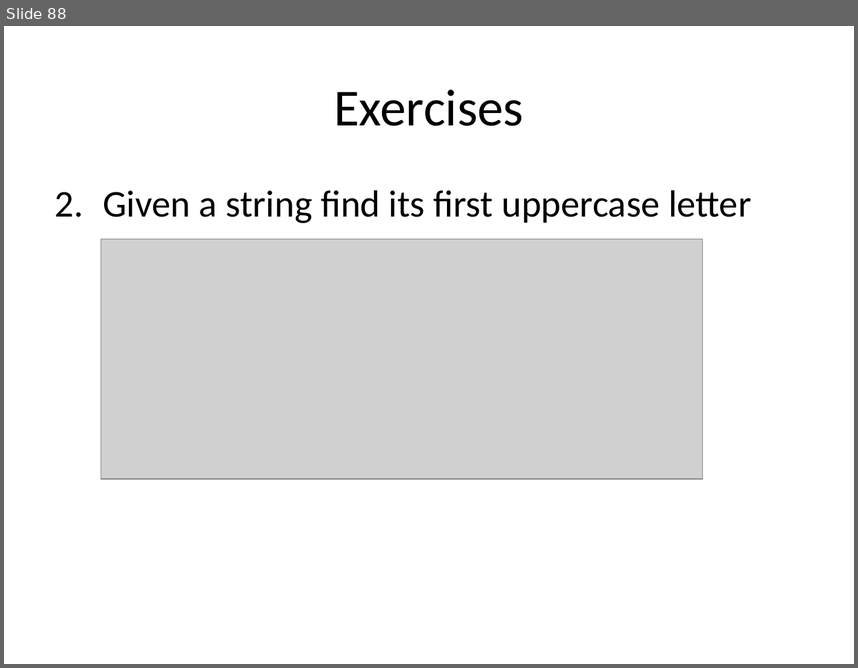
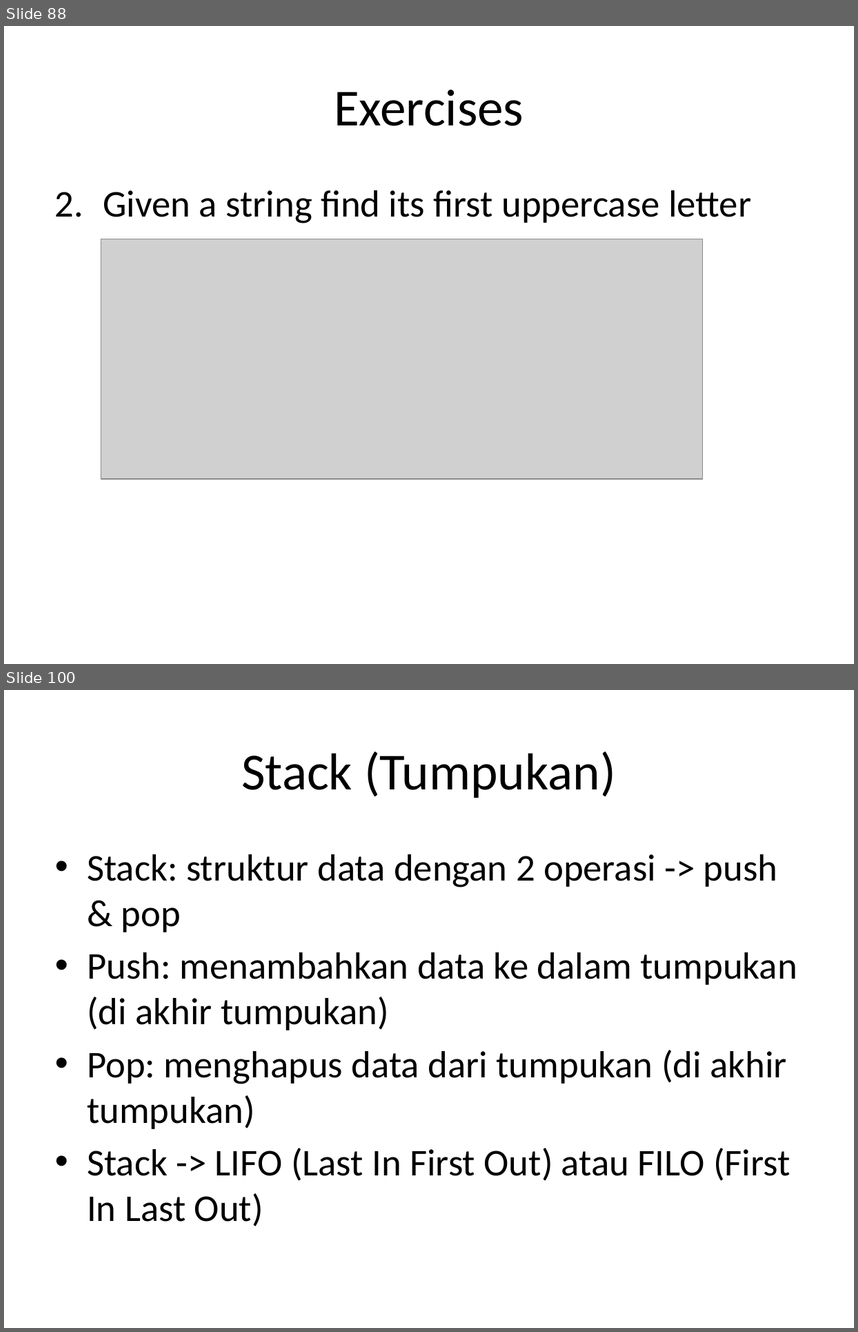
Before and after one commit to auliyanurul/kuliah, a slide deck: Algoritma dan Struktur Data.pptx. Shown one above the other, each under a label of ours: slide 88 before the commit, slides 88 and 100 after it; the slides between them are not shown. The pictures are 858x668 and 858x1332 pixels, drawn with LibreOffice and Linux fonts; fonts in the diff are those of the drawing; grey boxes stand for pictures. Boxes give left, top, right and bottom in pixels: in the first picture for what was removed or moved away, otherwise in the second. Text is boxed around its words. In the diff, an @@ line names an element or a change of style, - is before the commit and + after.

```diff
--- a/Algoritma dan Struktur Data.pptx
+++ b/Algoritma dan Struktur Data.pptx
@@ slide 100 added at (4,690,854,1328), background #FFFFFF @@
@@ title added at (241,751,616,798), 44 pt, text #000000 @@
+Stack (Tumpukan)
@@ text added at (87,854,797,1226), 32 pt, text #000000 @@
+• Stack: struktur data dengan 2 operasi -> push & pop
+• Push: menambahkan data ke dalam tumpukan (di akhir tumpukan)
+• Pop: menghapus data dari tumpukan (di akhir tumpukan)
+• Stack -> LIFO (Last In First Out) atau FILO (First In Last Out)
```
Also in this commit, not shown: 38 other slides added, 1 other file.
